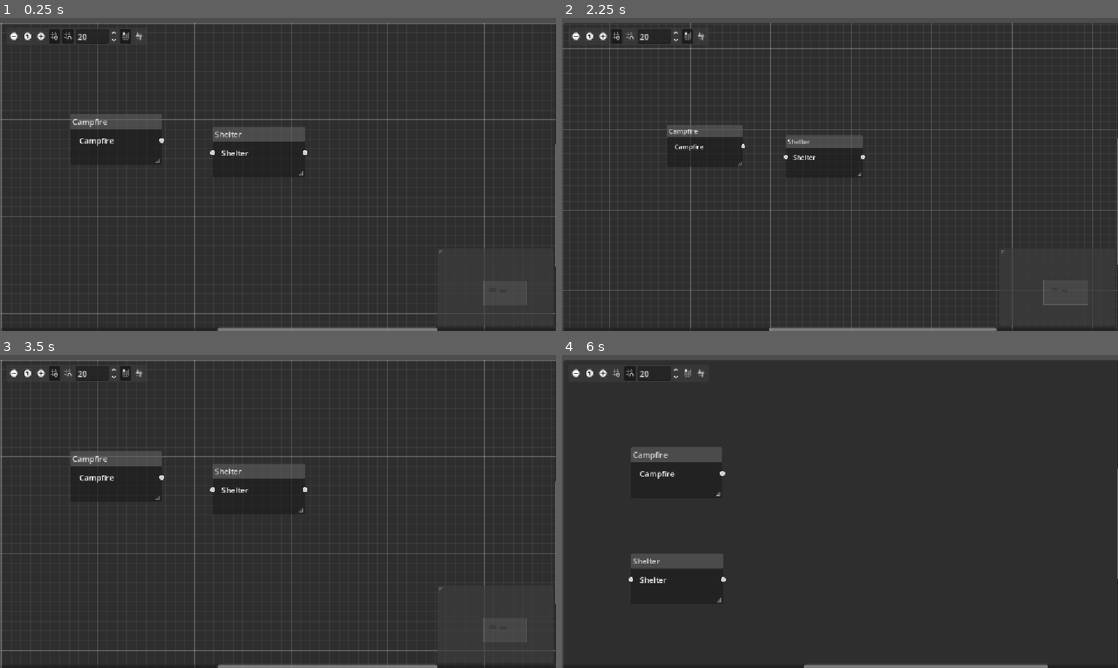
Above: before the commit, frames 1-4 (two rows, left to right).
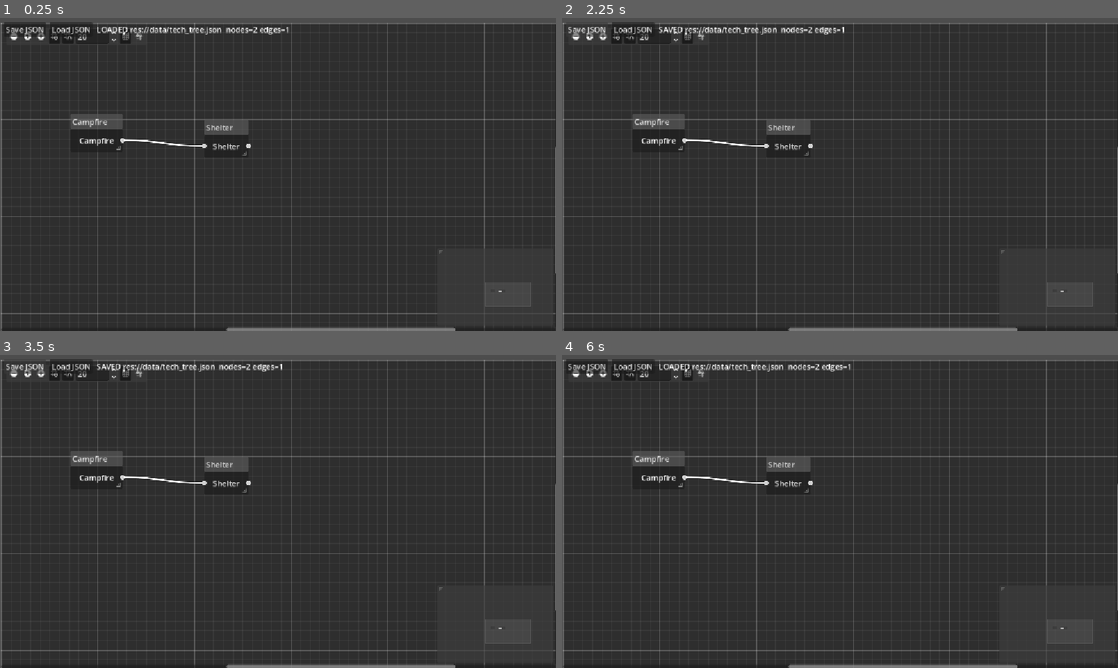
Above: after the commit, the same moments.

Repository: snowydad/Tribe
Game: Godot game, scene res://src/tech/tech_tree_root.tscn
Two runs of this game, one before a commit and one after it. Both use one fixed random seed, a clock stepped at 60 frames per second and the inputs below. The project has no main scene, so this scene is started directly.
Inputs (mouse positions are in pixels of both pictures, inside the frame that each line leads up to):
- Up to frame 1 (0.25 s): no input
- Up to frame 2 (2.25 s): click (584, 30) at 0.5 s, where only the run after the commit has a clickable "Save JSON"; click (634, 30) at 1.25 s, where only the run after the commit has a clickable "Load JSON"; click (578, 36) at 2 s
- Up to frame 3 (3.5 s): click (38, 373) at 2.75 s
- Up to frame 4 (6 s): click (617, 373) at 3.5 s; click (628, 373) at 4.25 s; click (689, 373) at 5 s; click (701, 373) at 5.75 s

The runs differ from the first frame. In frame 1, 2.2% of the frame differs, in the area x 0-100%, y 1-100%; in frame 2, 7.1%; in frame 3, 2.2%; in frame 4, 5.6%.

Commit message:
Techtree updated

Diff:
--- /dev/null
+++ b/data/tech_tree.json
@@ -0,0 +1,35 @@
+{
+	"edges": [
+		{
+			"from": "campfire",
+			"to": "shelter"
+		}
+	],
+	"nodes": [
+		{
+			"id": "campfire",
+			"label": "Campfire",
+			"left": false,
+			"pos": [
+				143.0,
+				188.0
+			],
+			"right": true,
+			"start_known": true,
+			"title": "Campfire"
+		},
+		{
+			"id": "shelter",
+			"label": "Shelter",
+			"left": true,
+			"pos": [
+				420.0,
+				200.0
+			],
+			"right": true,
+			"start_known": false,
+			"title": "Shelter"
+		}
+	],
+	"version": 1
+}
--- a/src/tech/TechTreeGraphEdit.gd
+++ b/src/tech/TechTreeGraphEdit.gd
@@ -1,19 +1,233 @@
 # ==============================================================================
-# TechTreeGraphEdit.gd — GraphEdit: connect/disconnect
-# ОБНОВЛЕНО: 2026-10-22
+# TechTreeGraphEdit.gd — JSON source of truth (data/tech_tree.json)
+# Кнопки Save / Load (Ctrl+S в Play часто перехватывает редактор)
+# ОБНОВЛЕНО: 2026-10-22 — buttons, deferred edges, robust conn keys
 # ==============================================================================
 extends GraphEdit
+
+const DEFAULT_PATH := "res://data/tech_tree.json"
+
+@export var data_path: String = DEFAULT_PATH
+@export var load_on_ready: bool = true
+
+var _status: Label
+
 
 func _ready() -> void:
 	if not connection_request.is_connected(_on_connection_request):
 		connection_request.connect(_on_connection_request)
 	if not disconnection_request.is_connected(_on_disconnection_request):
 		disconnection_request.connect(_on_disconnection_request)
+	call_deferred("_make_toolbar")
+	if load_on_ready:
+		call_deferred("_deferred_load")
+
+
+func _deferred_load() -> void:
+	load_from_file()
+
+
+func _make_toolbar() -> void:
+	# панель поверх GraphEdit (не child GraphNode)
+	var bar := HBoxContainer.new()
+	bar.name = "TechToolbar"
+	bar.set_anchors_preset(Control.PRESET_TOP_LEFT)
+	bar.position = Vector2(8, 8)
+	bar.add_theme_constant_override("separation", 8)
+
+	var b_save := Button.new()
+	b_save.text = "Save JSON"
+	b_save.pressed.connect(func (): save_to_file())
+	bar.add_child(b_save)
+
+	var b_load := Button.new()
+	b_load.text = "Load JSON"
+	b_load.pressed.connect(func (): load_from_file())
+	bar.add_child(b_load)
+
+	_status = Label.new()
+	_status.text = data_path
+	bar.add_child(_status)
+
+	# toolbar не должен быть GraphNode-child логики — add as sibling overlay
+	# GraphEdit is Control: add_child toolbar on parent if possible
+	var host: Node = get_parent()
+	if host:
+		host.add_child.call_deferred(bar)
+		bar.z_index = 100
+	else:
+		add_child.call_deferred(bar)
+
+
+func _set_status(msg: String) -> void:
+	print("[TechTree] ", msg)
+	if _status:
+		_status.text = msg
 
 
 func _on_connection_request(from_node: StringName, from_port: int, to_node: StringName, to_port: int) -> void:
 	connect_node(from_node, from_port, to_node, to_port)
+	_set_status("connected %s → %s" % [from_node, to_node])
 
 
 func _on_disconnection_request(from_node: StringName, from_port: int, to_node: StringName, to_port: int) -> void:
 	disconnect_node(from_node, from_port, to_node, to_port)
+
+
+func save_to_file(path: String = "") -> Error:
+	if path.is_empty():
+		path = data_path
+	var data: Dictionary = export_data()
+	var json_text: String = JSON.stringify(data, "\t")
+	var f := FileAccess.open(path, FileAccess.WRITE)
+	if f == null:
+		var err = FileAccess.get_open_error()
+		_set_status("SAVE FAIL %s err=%s" % [path, err])
+		return err
+	f.store_string(json_text)
+	f.close()
+	var n: int = (data.get("nodes", []) as Array).size()
+	var e: int = (data.get("edges", []) as Array).size()
+	_set_status("SAVED %s  nodes=%d edges=%d" % [path, n, e])
+	# debug dump
+	print(json_text)
+	return OK
+
+
+func load_from_file(path: String = "") -> Error:
+	if path.is_empty():
+		path = data_path
+	if not FileAccess.file_exists(path):
+		_set_status("no file: " + path)
+		return ERR_FILE_NOT_FOUND
+	var f := FileAccess.open(path, FileAccess.READ)
+	if f == null:
+		_set_status("LOAD FAIL open")
+		return FileAccess.get_open_error()
+	var text: String = f.get_as_text()
+	f.close()
+	var parsed = JSON.parse_string(text)
+	if typeof(parsed) != TYPE_DICTIONARY:
+		_set_status("LOAD FAIL json")
+		return ERR_PARSE_ERROR
+	import_data(parsed as Dictionary)
+	var n: int = ((parsed as Dictionary).get("nodes", []) as Array).size()
+	var e: int = ((parsed as Dictionary).get("edges", []) as Array).size()
+	_set_status("LOADED %s  nodes=%d edges=%d" % [path, n, e])
+	return OK
+
+
+func export_data() -> Dictionary:
+	var nodes: Array = []
+	for c in get_children():
+		if not (c is GraphNode):
+			continue
+		var gn: GraphNode = c
+		var label_text: String = ""
+		for ch in gn.get_children():
+			if ch is Label:
+				label_text = (ch as Label).text
+				break
+		var id: String = _node_id(gn)
+		nodes.append({
+			"id": id,
+			"title": str(gn.title),
+			"label": label_text if label_text != "" else str(gn.title),
+			"pos": [gn.position_offset.x, gn.position_offset.y],
+			"left": gn.is_slot_enabled_left(0),
+			"right": gn.is_slot_enabled_right(0),
+			"start_known": id == "campfire",
+		})
+	var edges: Array = []
+	for conn in get_connection_list():
+		print("[TechTree] raw conn: ", conn)
+		var fro: String = ""
+		var to: String = ""
+		if conn is Dictionary:
+			fro = str(conn.get("from_node", conn.get("from", "")))
+			to = str(conn.get("to_node", conn.get("to", "")))
+		if fro.is_empty() or to.is_empty():
+			continue
+		edges.append({
+			"from": _id_from_graph_name(fro),
+			"to": _id_from_graph_name(to),
+		})
+	return {"version": 1, "nodes": nodes, "edges": edges}
+
+
+func import_data(data: Dictionary) -> void:
+	clear_connections()
+	var to_free: Array = []
+	for c in get_children():
+		if c is GraphNode:
+			to_free.append(c)
+	for c in to_free:
+		remove_child(c)
+		c.free()
+
+	for n in data.get("nodes", []):
+		if n is Dictionary:
+			_spawn_node(n as Dictionary)
+
+	# связи после кадра — слоты успевают
+	var edges: Array = data.get("edges", [])
+	call_deferred("_apply_edges", edges)
+
+
+func _apply_edges(edges: Array) -> void:
+	for e in edges:
+		if not (e is Dictionary):
+			continue
+		var fro: String = _graph_name_from_id(str(e.get("from", "")))
+		var to: String = _graph_name_from_id(str(e.get("to", "")))
+		if not has_node(NodePath(fro)):
+			push_warning("[TechTree] missing from: " + fro)
+			continue
+		if not has_node(NodePath(to)):
+			push_warning("[TechTree] missing to: " + to)
+			continue
+		var err = connect_node(fro, 0, to, 0)
+		print("[TechTree] connect ", fro, " → ", to, " err=", err)
+
+
+func _spawn_node(n: Dictionary) -> void:
+	var id: String = str(n.get("id", "tech")).to_lower()
+	var gn := GraphNode.new()
+	gn.name = _graph_name_from_id(id)
+	gn.title = str(n.get("title", id))
+	var pos = n.get("pos", [100.0, 100.0])
+	if pos is Array and pos.size() >= 2:
+		gn.position_offset = Vector2(float(pos[0]), float(pos[1]))
+	gn.resizable = true
+	var lab := Label.new()
+	lab.text = str(n.get("label", n.get("title", id)))
+	gn.add_child(lab)
+	add_child(gn)
+	var left_on: bool = bool(n.get("left", false))
+	var right_on: bool = bool(n.get("right", false))
+	# слот 0
+	gn.set_slot_enabled_left(0, left_on)
+	gn.set_slot_type_left(0, 0)
+	gn.set_slot_enabled_right(0, right_on)
+	gn.set_slot_type_right(0, 0)
+
+
+func _node_id(gn: GraphNode) -> String:
+	var n: String = str(gn.name)
+	if n.begins_with("Tech_"):
+		return n.substr(5).to_lower()
+	return n.to_lower()
+
+
+func _id_from_graph_name(graph_name: String) -> String:
+	var g: String = graph_name
+	if g.begins_with("Tech_"):
+		return g.substr(5).to_lower()
+	return g.to_lower()
+
+
+func _graph_name_from_id(id: String) -> String:
+	if id.is_empty():
+		return "Tech_Unknown"
+	var s: String = id.to_lower()
+	return "Tech_" + s.substr(0, 1).to_upper() + s.substr(1)
--- a/src/tech/tech_tree_root.tscn
+++ b/src/tech/tech_tree_root.tscn
@@ -38,12 +38,12 @@
 
 [node name="Tech_Shelter" type="GraphNode" parent="Tech_Tree" unique_id=1809215361]
 layout_mode = 0
-offset_left = 438.0
-offset_top = 214.0
-offset_right = 629.0
-offset_bottom = 319.0
+offset_left = 452.0
+offset_top = 173.0
+offset_right = 643.0
+offset_bottom = 278.0
 mouse_filter = 1
-position_offset = Vector2(438, 214)
+position_offset = Vector2(452, 173)
 resizable = true
 title = "Shelter"
 slot/0/left_enabled = true
